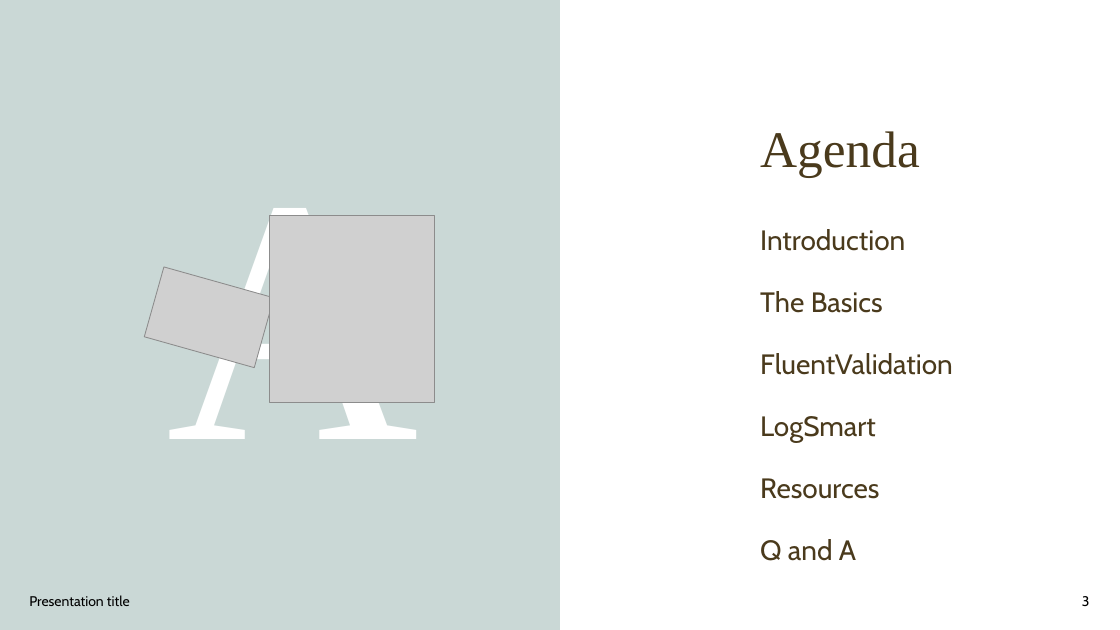
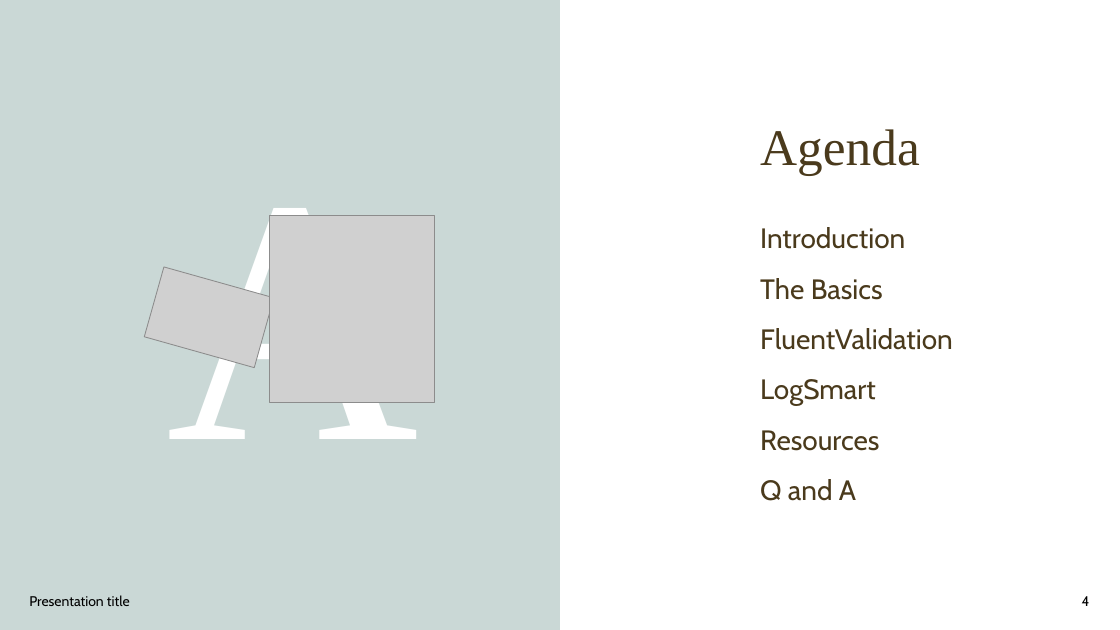
Before and after one commit to squideyes/PdnErrorHandling, a slide deck: slide 4 of PDN May 2023.pptx (slide 3 before the commit). Drawn at 1120x630 pixels with LibreOffice and Linux fonts; fonts in the diff are those of the drawing; grey boxes stand for pictures; background and template pictures are left out. Boxes give left, top, right and bottom in pixels: in the first picture for what was removed or moved away, otherwise in the second. Text is boxed around its words. In the diff, an @@ line names an element or a change of style, - is before the commit and + after.

```diff
--- a/PDN May 2023.pptx
+++ b/PDN May 2023.pptx
@@ text "Introduction" at (760,227,953,501): less space between paragraphs @@
@@ page number at (1082,596,1090,606): text changed @@
-3
+4
```
Also in this commit, not shown: 5 other slides changed, 3 slides added, 3 other files.
